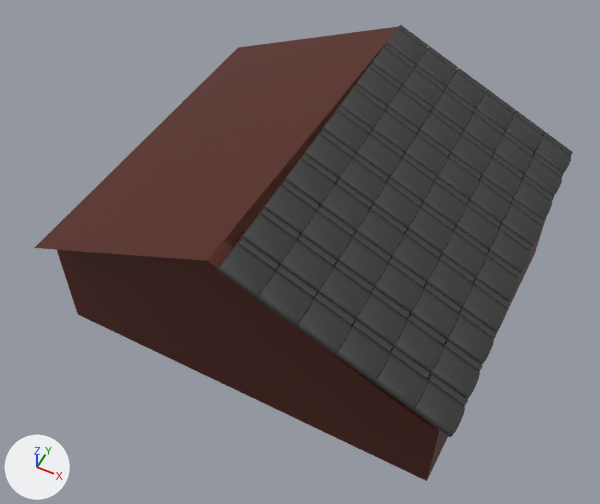
A saved change to the Blender file build4.blend.
Camera for both pictures: a 50 mm camera at (0.884, -1.836, 2.514) aimed at (0.036, -0.139, 0.393). The lights are fixed; the arrows at lower left show +X, +Y and +Z.

The first picture shows '円柱', '立方体.019'.
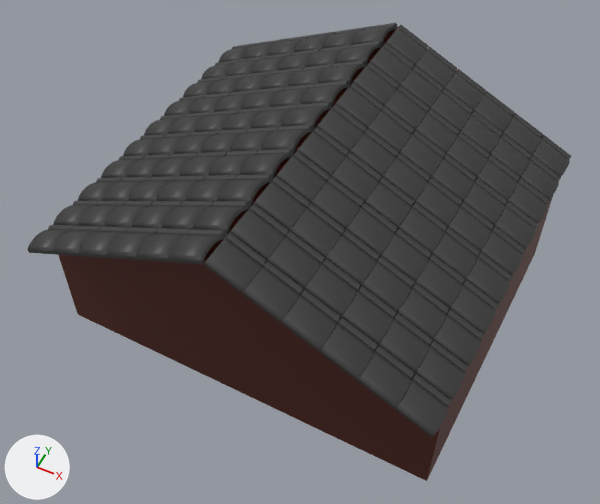
Scene script edits in JSON lines:
```json
{"block": "me_円柱_001", "where": "# used by ob_円柱; location = (0.403, -0.003, 0.7); rotation_euler = (0.0, -1.134, 0.0), in degrees (0, -65, 0); scale = (0.295, 0.3, 1.28)"}
{"op": "remove", "block": "me_円柱_001", "code": "me_円柱_001.from_pydata(...)  # 6000 vertices, 3960 faces; spans x -0.05..0.06, y -2.2..2.01, z -0.3..0.3"}
{"op": "add", "block": "me_円柱_001", "code": "me_円柱_001.from_pydata(...)  # 11987 vertices, 7920 faces; spans x -1.52..0.56, y -2.21..2.01, z -0.55..0.45"}
{"block": "me_円柱_001", "change": "me_円柱_001 part 1: the loose piece of 64 vertices spanning x -0.05..0.03, y 1.93..2.01, z -0.3..-0.2 is moved by (0.5, 0.0, -0.25)"}
{"block": "me_円柱_001", "change": "me_円柱_001 part 2: the loose piece of 36 vertices spanning x -0.03..0.06, y -0.09..0.25, z -0.3..-0.2 is moved by (0.5, 0.0, -0.25)"}
{"block": "me_円柱_001", "change": "me_円柱_001 part 3: the loose piece of 36 vertices spanning x -0.03..0.06, y -0.51..-0.17, z -0.3..-0.2 is moved by (0.5, 0.0, -0.25)"}
{"block": "me_円柱_001", "change": "me_円柱_001 part 4: the loose piece of 36 vertices spanning x -0.03..0.06, y -0.93..-0.59, z -0.3..-0.2 is moved by (0.5, 0.0, -0.25)"}
{"block": "me_円柱_001", "change": "me_円柱_001 part 5: the loose piece of 36 vertices spanning x -0.03..0.06, y -1.36..-1.01, z -0.3..-0.2 is moved by (0.5, 0.0, -0.25)"}
{"block": "me_円柱_001", "change": "me_円柱_001 part 6: the loose piece of 36 vertices spanning x -0.03..0.06, y -1.78..-1.43, z -0.3..-0.2 is moved by (0.5, 0.0, -0.25)"}
{"block": "me_円柱_001", "change": "me_円柱_001 part 7: the loose piece of 64 vertices spanning x -0.05..0.03, y -1.87..-1.78, z -0.3..-0.2 is moved by (0.5, 0.0, -0.25)"}
{"block": "me_円柱_001", "change": "me_円柱_001 part 8: the loose piece of 36 vertices spanning x -0.03..0.06, y -2.2..-1.86, z -0.3..-0.2 is moved by (0.5, 0.0, -0.25)"}
{"block": "me_円柱_001", "change": "me_円柱_001 part 9: the loose piece of 64 vertices spanning x -0.05..0.03, y 1.93..2.01, z -0.2..-0.1 is moved by (0.5, 0.0, -0.25)"}
{"block": "me_円柱_001", "change": "me_円柱_001 part 10: 90 loose pieces with 4500 vertices, spanning x -0.05..0.06, y -2.2..2.01, z -0.2..0.3, are deleted"}
{"block": "me_円柱_001", "change": "me_円柱_001 part 11: 10487 vertices added at x -1.52..0.56, y -2.21..2.01, z -0.45..0.45"}
{"op": "set", "path": "ob_円柱.location", "old": "(0.403, -0.003, 0.7)", "new": "(0.033, -0.001, 0.7)"}
{"op": "set", "path": "ob_円柱.rotation_euler", "old": "(0.0, -1.134, 0.0)", "new": "(0.0, -1.134, -0.0349)", "note": "degrees (0, -65, 0) -> degrees (0, -65, -2)"}
```

Boxes (x1, y1, x2, y2) around the edits, measured in the pictures (600 x 504 px; the box of a moved part takes in the faces that stretch with it):
```json
{"object": "円柱", "change": "reshaped, moved, turned", "before": [217, 25, 573, 437], "after": [27, 23, 571, 437]}
{"part": 1, "of": "me_円柱_001", "change": "moved or reshaped", "before": [542, 132, 573, 156], "after": [541, 135, 571, 159]}
{"part": 2, "of": "me_円柱_001", "change": "moved or reshaped", "before": [488, 228, 531, 273], "after": [480, 230, 523, 276]}
{"part": 3, "of": "me_円柱_001", "change": "moved or reshaped", "before": [475, 255, 519, 302], "after": [465, 256, 510, 304]}
{"part": 4, "of": "me_円柱_001", "change": "moved or reshaped", "before": [461, 283, 507, 332], "after": [449, 284, 496, 334]}
{"part": 5, "of": "me_円柱_001", "change": "moved or reshaped", "before": [446, 314, 494, 364], "after": [433, 314, 481, 366]}
{"part": 6, "of": "me_円柱_001", "change": "moved or reshaped", "before": [430, 345, 480, 399], "after": [415, 345, 465, 400]}
{"part": 7, "of": "me_円柱_001", "change": "moved or reshaped", "before": [428, 374, 468, 406], "after": [411, 373, 452, 406]}
{"part": 8, "of": "me_円柱_001", "change": "moved or reshaped", "before": [412, 379, 465, 437], "after": [394, 379, 448, 437]}
{"part": 9, "of": "me_円柱_001", "change": "moved or reshaped", "before": [514, 110, 544, 134], "after": [513, 113, 543, 137]}
{"part": 10, "of": "me_円柱_001", "change": "deleted", "before": [217, 25, 515, 410], "on screen": "black"}
{"part": 11, "of": "me_円柱_001", "change": "added", "after": [27, 23, 515, 408]}
```
